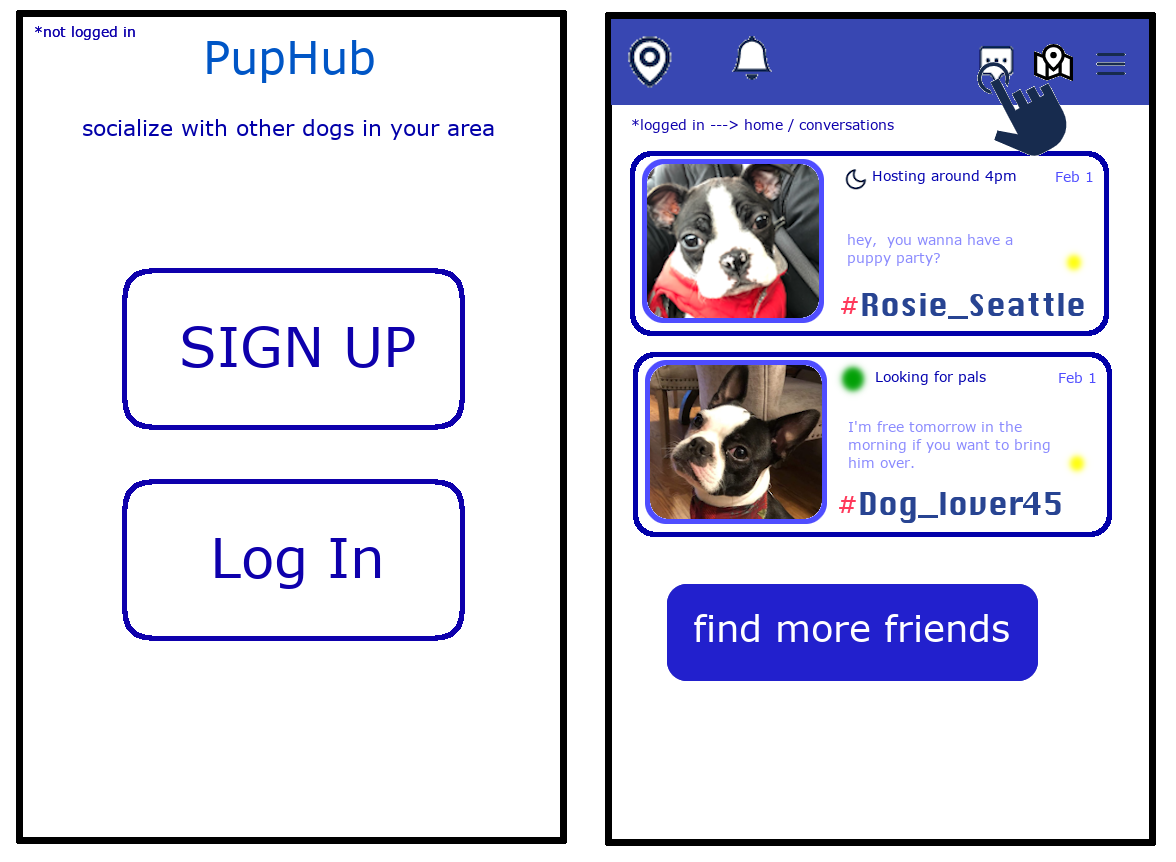
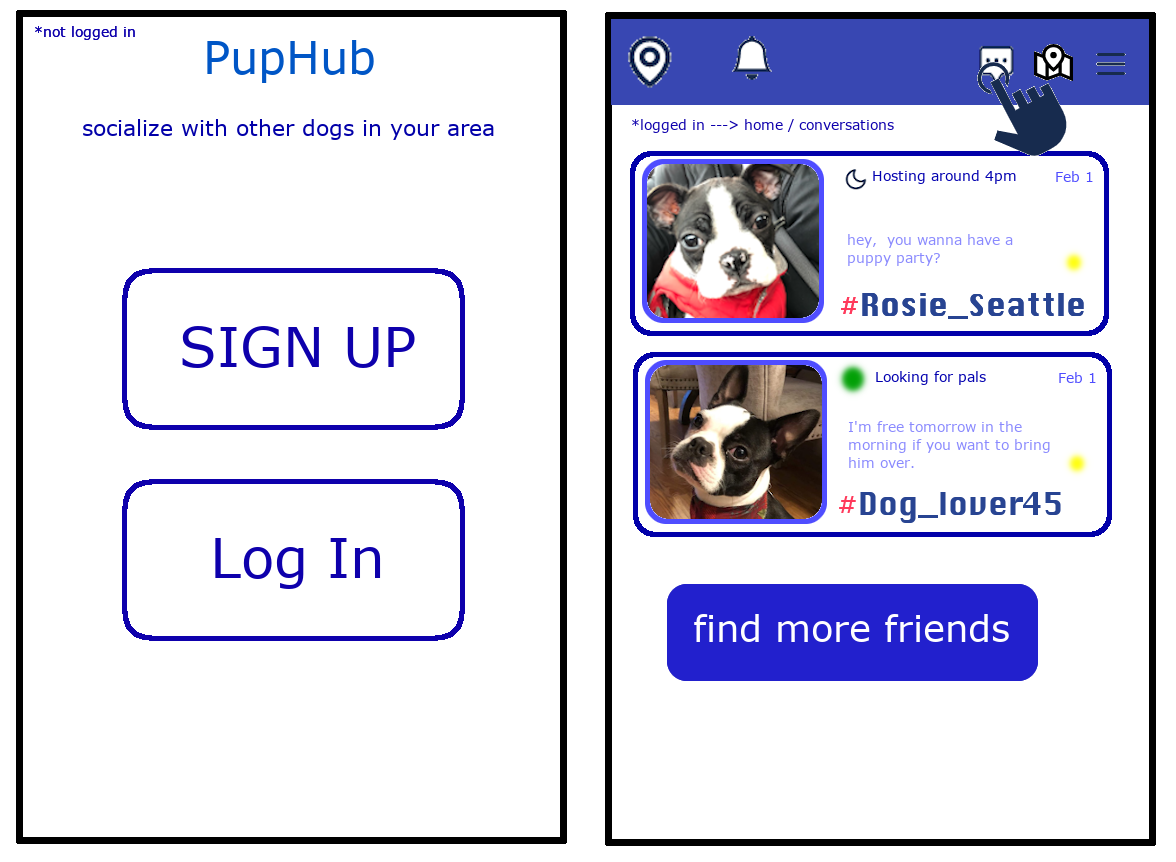
Layered file, before and after one edit (1176×862). Changes by layer:
added layer "#Rosie_Seattle #1" above "#Rosie_Seattle" over [841, 293, 1084, 316]
hid "Background" over [841, 293, 1084, 316]
added layer "sendbutton" over [841, 293, 1084, 316]
